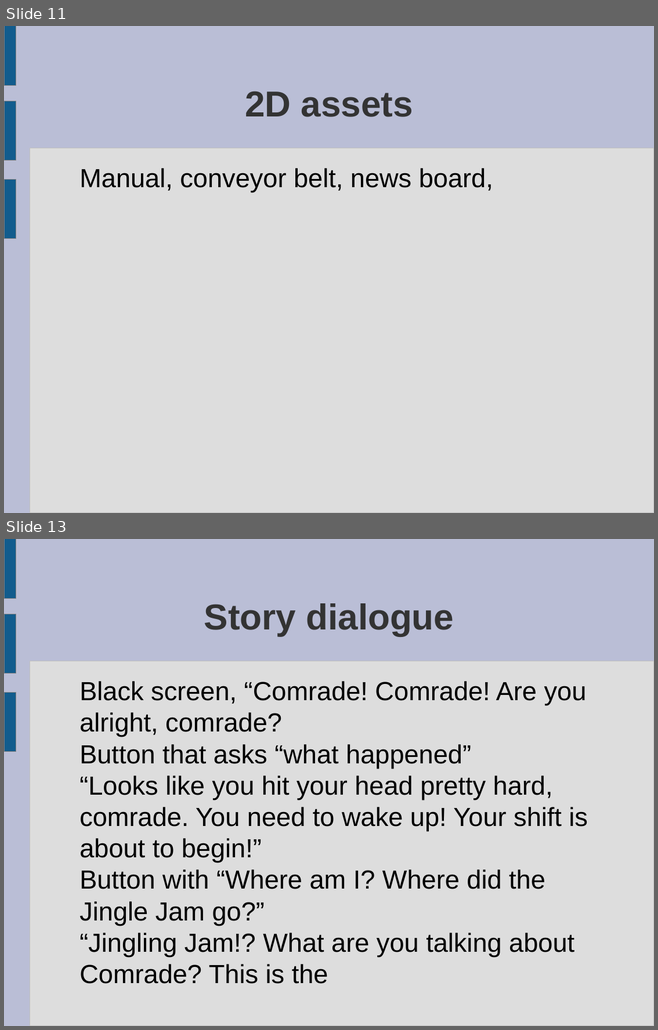
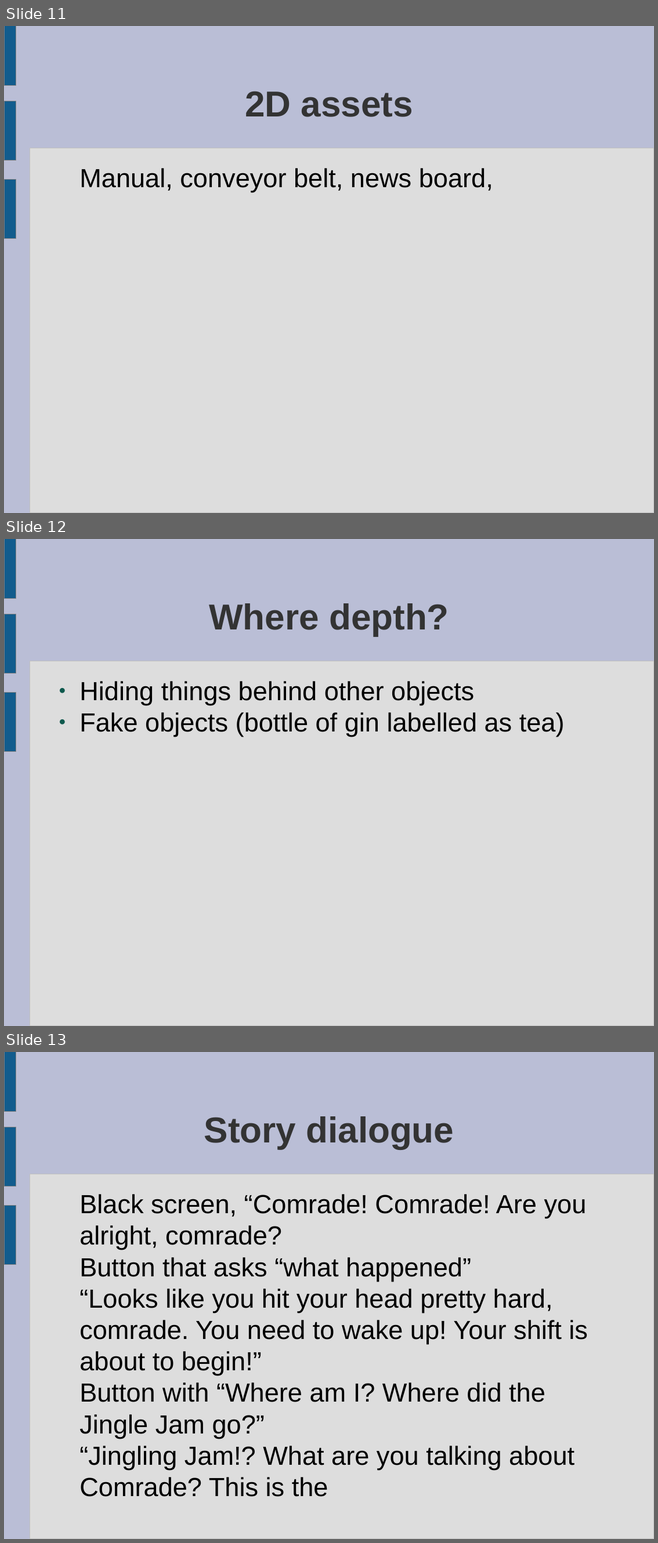
Before and after one commit to ktosox/JingleGameJam2024, a slide deck: GDD.odp. Shown one above the other, each under a label of ours: slides 11 and 13 before the commit, slides 11, 12 and 13 after it; the slides between them are not shown. The pictures are 658x1030 and 658x1543 pixels, drawn with LibreOffice and Linux fonts; fonts in the diff are those of the drawing. Boxes give left, top, right and bottom in pixels: in the first picture for what was removed or moved away, otherwise in the second. Text is boxed around its words. In the diff, an @@ line names an element or a change of style, - is before the commit and + after.

```diff
--- a/GDD.odp
+++ b/GDD.odp
@@ slide 12 added at <box>4,539,654,1026</box>, background #BABED6; not listed: 4 template elements that a slide beside it also shows @@
@@ title added at <box>209,603,449,636</box>, 44 pt, text #333333, bold @@
+Where depth?
@@ text added at <box>79,681,564,737</box>, 32 pt, text #000000 @@
+● Hiding things behind other objects
+● Fake objects (bottle of gin labelled as tea)
```
Also in this commit, not shown: 1 slide removed, 2 other files.
